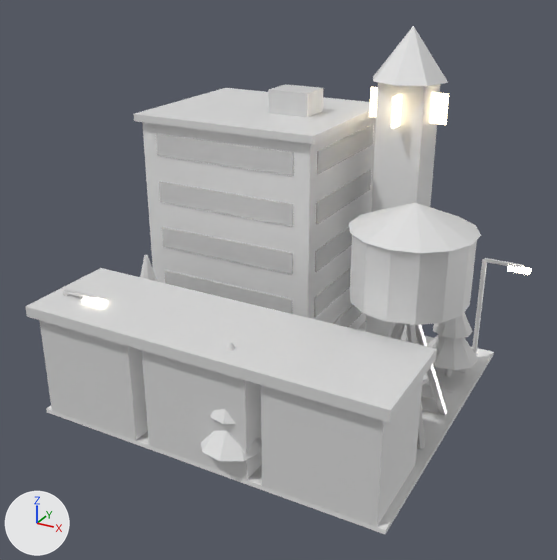
An edit to the FBX model Assets/Art/KayseriIsland/Models/Copper/Phase3/Civic_P3.fbx, drawn before and after from the same camera.
One viewpoint serves both versions: a camera (50 mm lens) standing at (-17.5, -21.7, 40.1) and looking at (-39.5, 18.1, 20.1). The lights are fixed; the arrows at lower left show +X, +Y and +Z. The first picture is the older version. Where no turn or scale is listed for an object, it has been applied to the vertices.

Objects in the first picture: 'Civic.Hall', 'Civic.Lamp1', 'Civic.Plaza', 'Civic.Shop0', 'Civic.Shop1', 'Civic.Shop2', 'Civic.Tower', 'Civic.Tree2', 'Civic.Tree3', 'Civic.WaterTower' and 4 more.
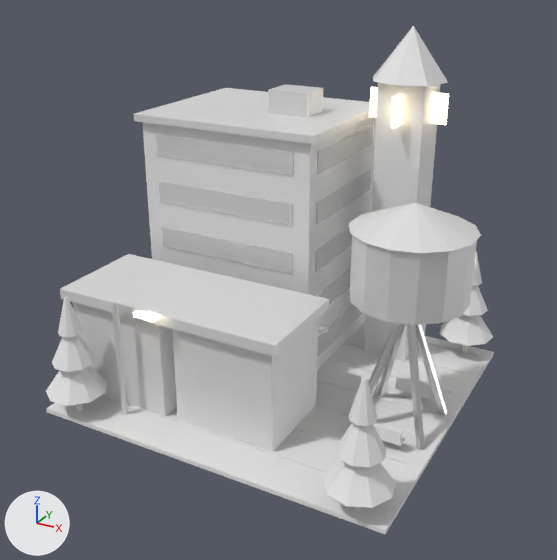
The change, as a diff of the scene's bpy script:
```diff
--- a/Assets/Art/KayseriIsland/Models/Copper/Phase3/Civic_P3.fbx.py
+++ b/Assets/Art/KayseriIsland/Models/Copper/Phase3/Civic_P3.fbx.py
@@ ob_civic_shop2 @@
-ob_civic_shop2 = bpy.data.objects.new('Civic.Shop2', me_civic_shop2_001)
-ob_civic_shop2.location = (-32.0, 12.0, 11.72)
@@ ob_civic_tree2 @@
 ob_civic_tree2 = bpy.data.objects.new('Civic.Tree2', me_civic_treesrc_003)
-ob_civic_tree2.location = (-30.0, 26.0, 11.72)
+ob_civic_tree2.location = (-50.0, 10.0, 11.72)
@@ ob_civic_shop0 @@
 ob_civic_shop0 = bpy.data.objects.new('Civic.Shop0', me_civic_shop0_001)
-ob_civic_shop0.location = (-48.0, 12.0, 11.72)
+ob_civic_shop0.location = (-48.0, 15.0, 11.72)
@@ ob_civic_shop1 @@
 ob_civic_shop1 = bpy.data.objects.new('Civic.Shop1', me_civic_shop1_001)
-ob_civic_shop1.location = (-40.0, 12.0, 11.72)
+ob_civic_shop1.location = (-40.0, 15.0, 11.72)
@@ ob_civic_tree0 @@
 ob_civic_tree0 = bpy.data.objects.new('Civic.Tree0', me_civic_treesrc_001)
-ob_civic_tree0.location = (-50.0, 22.0, 11.72)
+ob_civic_tree0.location = (-30.0, 30.0, 11.72)
@@ ob_civic_tree3 @@
-ob_civic_tree3 = bpy.data.objects.new('Civic.Tree3', me_civic_treesrc_004)
-ob_civic_tree3.location = (-38.0, 10.0, 11.72)
@@ ob_civic_lamp1 @@
 ob_civic_lamp1 = bpy.data.objects.new('Civic.Lamp1', me_civic_lamp1_001)
-ob_civic_lamp1.location = (-29.0, 29.0, 11.72)
+ob_civic_lamp1.location = (-33.0, 29.0, 11.72)
```

Changed parts and their boxes [x1, y1, x2, y2] in the pictures (557 x 560 px):
'Civic.Shop2', deleted
    before: [248, 318, 437, 527]
    faces in mat_clad (white #e7e7e7): [261, 378, 423, 527]
    faces in mat_roof_teal (white #e7e7e7): [248, 318, 437, 423]
'Civic.Shop1', moved
    before: [128, 291, 307, 480]
    after: [159, 275, 329, 452]
'Civic.Shop0', moved
    before: [25, 268, 196, 440]
    after: [60, 254, 221, 416]
'Civic.Tree2', moved
    before: [427, 312, 478, 377]
    after: [46, 297, 107, 411]
'Civic.Tree0', moved (not visible before)
    after: [439, 251, 493, 353]
'Civic.Tree3', deleted
    before: [201, 341, 262, 461]
'Civic.Lamp1', moved (mostly hidden afterwards)
    before: [472, 258, 532, 354]
    after: [422, 324, 426, 335]
